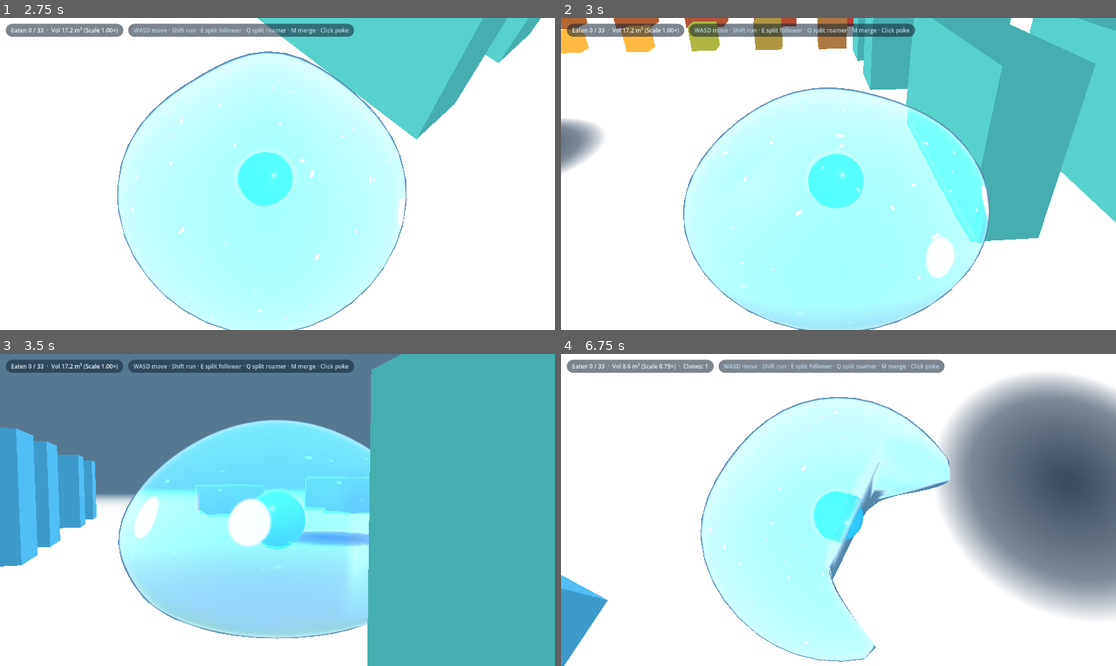
Above: before the commit, frames 1-4 (two rows, left to right).
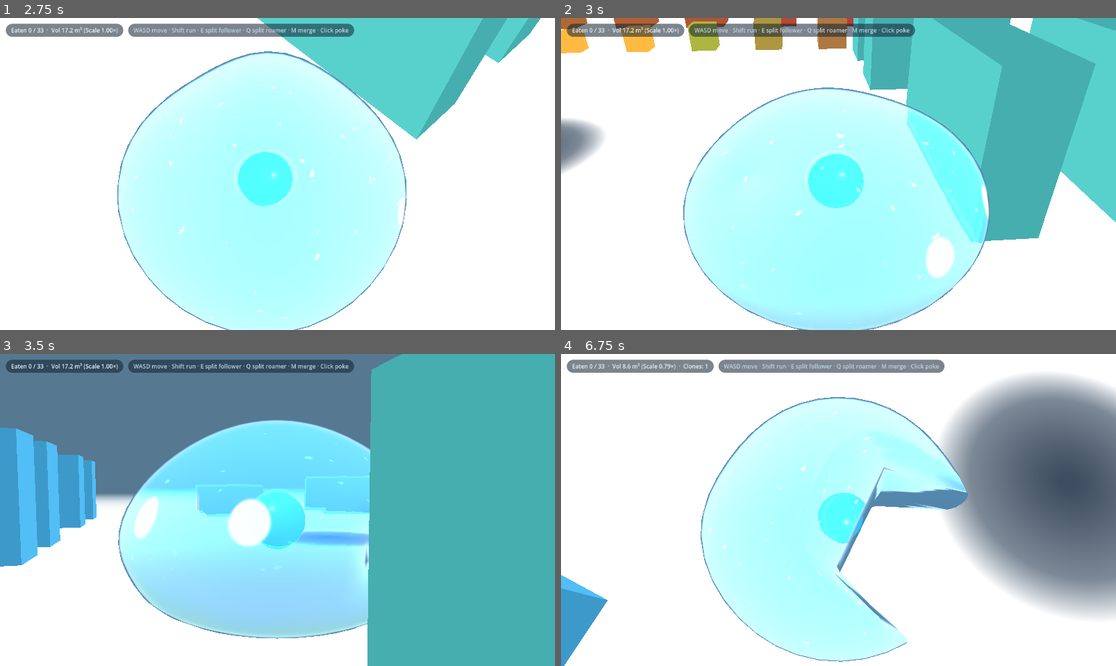
Above: after the commit, the same moments.

Repository: EN-rain/how-to-live-as-a-slime
Game: Godot game, scene res://scenes/main.tscn
The game is run twice, just before and just after one commit, with the same random seed, the same clock (stepped at 60 frames per second) and the same inputs.
Inputs (mouse positions are in pixels of both pictures, inside the frame that each line leads up to):
- Up to frame 1 (2.75 s): tap Enter (ui_accept) at 0.5, 0.77, 1.07 s; move the mouse to (399, 158) at 0.52 s; hold D (move_right) 0.53-1.25 s; hold M (merge_clones) 0.53-1.25 s; click (399, 158) at 0.67 s; drag from (166, 189) to (249, 236) at 1.27 s; move the mouse to (333, 105) at 2.02 s; hold D (move_right) from 2.03 s (still down); hold Shift (run) from 2.03 s (still down)
- Up to frame 2 (3 s): release D (move_right) at 2.75 s; release Shift (run) at 2.75 s; drag from (810, 236) to (672, 127) at 2.77 s
- Up to frame 3 (3.5 s): no input
- Up to frame 4 (6.75 s): move the mouse to (1005, 556) at 3.52 s; hold A (move_left) 3.53-4.25 s; hold Q (split_roam) 3.53-4.25 s; tap Enter (ui_accept) at 3.77, 4.07 s; drag from (672, 463) to (755, 432) at 4.27 s; move the mouse to (866, 510) at 5.02 s; hold S (move_back) 5.03-5.75 s; hold Mouse wheel down (zoom_out) 5.03-5.75 s; click (866, 510) at 5.17 s; drag from (755, 432) to (727, 525) at 5.77 s; move the mouse to (960, 494) at 6.52 s; hold W (move_forward) from 6.53 s (still down); tap N at 6.6 s

Frame 1 is identical in both runs. In frame 2, less than 0.1% of the frame differs, in the area x 22-76%, y 22-92%; in frame 3, 0.1%; in frame 4, 3.4%, in the area x 25-74%, y 13-98%.

Commit message:
Tighten obstacle contact and release margins so deformation releases immediately when leaving

Diff:
--- a/scripts/props.gd
+++ b/scripts/props.gd
@@ -1360,7 +1360,7 @@
 		var cn := _closest_and_normal(p, Vector3(sp.x, m.y, sp.z))
 		var pt: Vector3 = cn["point"]
 		var surf_dist := Vector2(pt.x - sp.x, pt.z - sp.z).length()
-		if surf_dist <= vis_r + 0.80:
+		if surf_dist <= vis_r + 0.12:
 			candidates.append({"prop": p, "dist": surf_dist, "cn": cn})
 
 	candidates.sort_custom(func(a: Dictionary, b: Dictionary) -> bool: return float(a["dist"]) < float(b["dist"]))
@@ -1368,14 +1368,15 @@
 	for i in count:
 		var entry: Dictionary = candidates[i]
 		var p: PropData = entry["prop"]
+		var surf_dist: float = entry["dist"]
 		var cn: Dictionary = entry["cn"]
 		var n_out: Vector3 = cn["normal"]
 		var m := p.mesh.global_position
 		_solid_pos_buf[i] = (m - sp) / S
 		_solid_dir_buf[i] = Vector3(-n_out.x, 0.0, -n_out.z)
-		var weight := 1.0
+		var weight := clampf((vis_r + 0.10 - surf_dist) / 0.10, 0.0, 1.0)
 		if is_edible_by_push(s, p) and p.last_presser == s and p.engulf_front > 0.01:
-			weight = clampf(1.0 - pow(p.engulf_front, 1.5) * 0.85, 0.15, 1.0)
+			weight *= clampf(1.0 - pow(p.engulf_front, 1.5) * 0.85, 0.15, 1.0)
 		_solid_param_buf[i] = Vector3(float(p.shape) + p.sides * 0.01, weight, p.mesh.rotation.y + p.phase)
 		_solid_half_buf[i] = _box_half(p, S)
 
--- a/shaders/slime.gdshader
+++ b/shaders/slime.gdshader
@@ -258,37 +258,33 @@
 	return (a > k) ? a : (t * t) / (4.0 * k);
 }
 
-// Conforms the slime surface around an obstacle with C1-continuous derivatives everywhere
-// so finite-difference normals never crack or crease.
+// Conforms the slime surface around an obstacle with C1-continuous derivatives everywhere.
+// Tight contact margins ensure deformation starts only on actual contact and releases immediately when leaving.
 vec3 solidDent(vec3 p, vec3 c, float shape, vec3 h, float yaw, float blur, vec3 nOv) {
 	float cy = cos(yaw);
 	float sy = sin(yaw);
 
-	// Smoothly extend radial sampling on the upper dome so the dome curves inward as a whole
-	// instead of forming a sharp cliff where the wall meets the top cap.
 	float rVert = length(p.xz);
 	float maxBellyR = uRefRadius * 1.24;
 	float rho = clamp(rVert / maxBellyR, 0.0, 1.0);
-	float domeScale = mix(1.25, 1.0, smoothstep(0.15, 0.92, rho));
-	vec2 pEffXZ = p.xz * domeScale;
-
-	vec3 dv = vec3(pEffXZ.x - c.x, p.y - c.y, pEffXZ.y - c.z);
+
+	vec3 dv = p - c;
 	vec3 q = vec3(dv.x * cy - dv.z * sy, dv.y, dv.x * sy + dv.z * cy);
-	vec3 H = h + vec3(SOLID_OFFSET + 0.04);
-	if (q.y > H.y + 0.35 || q.y < -H.y - 0.35) return vec3(0.0);
+	vec3 H = h + vec3(0.04);
+	if (q.y > H.y + 0.18 || q.y < -H.y - 0.18) return vec3(0.0);
 
 	vec2 qCenter = vec2(-c.x * cy + c.z * sy, -c.x * sy - c.z * cy);
 	float groundFloorLocal = -uRefRadius * (0.86 - uMelt * 0.22);
 
 	// Overhead roof / tunnel ceiling check
 	if (c.y - h.y > groundFloorLocal + 0.35) {
-		float wxRoof = 1.0 - smoothstep(h.x - 0.05, h.x + 0.50, abs(q.x));
-		float wzRoof = 1.0 - smoothstep(h.z - 0.05, h.z + 0.50, abs(q.z));
-		float penY = smax0(q.y - (-H.y), 0.22);
+		float wxRoof = 1.0 - smoothstep(h.x - 0.02, h.x + 0.22, abs(q.x));
+		float wzRoof = 1.0 - smoothstep(h.z - 0.02, h.z + 0.22, abs(q.z));
+		float penY = smax0(q.y - (-H.y), 0.08);
 		return vec3(0.0, -penY * wxRoof * wzRoof, 0.0);
 	}
 
-	float winY = 1.0 - smoothstep(H.y - 0.02, H.y + 0.30, q.y);
+	float winY = 1.0 - smoothstep(H.y - 0.02, H.y + 0.16, q.y);
 	if (winY <= 0.001) return vec3(0.0);
 
 	float ox = abs(qCenter.x) - h.x;
@@ -296,32 +292,33 @@
 	float sx = qCenter.x >= 0.0 ? 1.0 : -1.0;
 	float sz = qCenter.y >= 0.0 ? 1.0 : -1.0;
 
-	// Smooth C1 push along X face (weighted by smooth Z span)
-	float penX = smax0(H.x - sx * q.x, 0.32);
-	float wz = 1.0 - smoothstep(h.z - 0.05, h.z + 0.65, abs(q.z));
+	// How far the slime's outer belly rim penetrates the box along X and Z
+	float rimOverlapX = max(0.0, maxBellyR - max(ox, 0.0));
+	float rimOverlapZ = max(0.0, maxBellyR - max(oz, 0.0));
+	// Upper dome only rounds inward proportionally to actual rim overlap with the obstacle
+	float domeAssist = (1.0 - smoothstep(0.20, 0.95, rho)) * 0.32;
+
+	// Tight C1 push along X face (weighted by Z span)
+	float penX = smax0(H.x + rimOverlapX * domeAssist - sx * q.x, 0.08);
+	float wz = 1.0 - smoothstep(h.z - 0.02, h.z + 0.24, abs(q.z));
 	vec2 pushX = vec2(sx * penX * wz, 0.0);
 
-	// Smooth C1 push along Z face (weighted by smooth X span)
-	float penZ = smax0(H.z - sz * q.z, 0.32);
-	float wx = 1.0 - smoothstep(h.x - 0.05, h.x + 0.65, abs(q.x));
+	// Tight C1 push along Z face (weighted by X span)
+	float penZ = smax0(H.z + rimOverlapZ * domeAssist - sz * q.z, 0.08);
+	float wx = 1.0 - smoothstep(h.x - 0.02, h.x + 0.24, abs(q.x));
 	vec2 pushZ = vec2(0.0, sz * penZ * wx);
 
-	// Select X-wall vs Z-wall:
-	// - When slime center is inside Z-span (oz <= 0), X-wall is active (faceW = 1).
-	// - When slime center is inside X-span (ox <= 0), Z-wall is active (faceW = 0).
-	// - In the corner region (ox > 0 && oz > 0, e.g. entering/exiting a gate), use the box's
-	//   Voronoi miter bisector (inZ - inX) so vertices inside the gate channel always push in X!
 	float inX = h.x - abs(q.x);
 	float inZ = h.z - abs(q.z);
-	float cornerFaceW = smoothstep(-0.25, 0.25, inZ - inX);
-	float sideOnlyX = smoothstep(-0.15, 0.15, ox);
-	float sideOnlyZ = smoothstep(-0.15, 0.15, oz);
+	float cornerFaceW = smoothstep(-0.20, 0.20, inZ - inX);
+	float sideOnlyX = smoothstep(-0.10, 0.10, ox);
+	float sideOnlyZ = smoothstep(-0.10, 0.10, oz);
 	float faceW = mix(sideOnlyX, cornerFaceW, sideOnlyX * sideOnlyZ);
 	float cornerBoost = 1.0 + 1.68 * faceW * (1.0 - faceW);
-	vec2 pushXZ = mix(pushZ, pushX, faceW) * (cornerBoost * winY / domeScale);
+	vec2 pushXZ = mix(pushZ, pushX, faceW) * (cornerBoost * winY);
 
 	float compressAmt = length(pushXZ);
-	float domeLift = smax0(compressAmt - 0.02, 0.15) * 0.14 * (1.0 - rho * 0.60) * smoothstep(-0.8, 0.4, p.y);
+	float domeLift = smax0(compressAmt - 0.02, 0.08) * 0.12 * (1.0 - rho * 0.60) * smoothstep(-0.8, 0.4, p.y);
 	vec2 worldPushXZ = vec2(pushXZ.x * cy + pushXZ.y * sy, -pushXZ.x * sy + pushXZ.y * cy);
 	return vec3(worldPushXZ.x, domeLift, worldPushXZ.y);
 }
